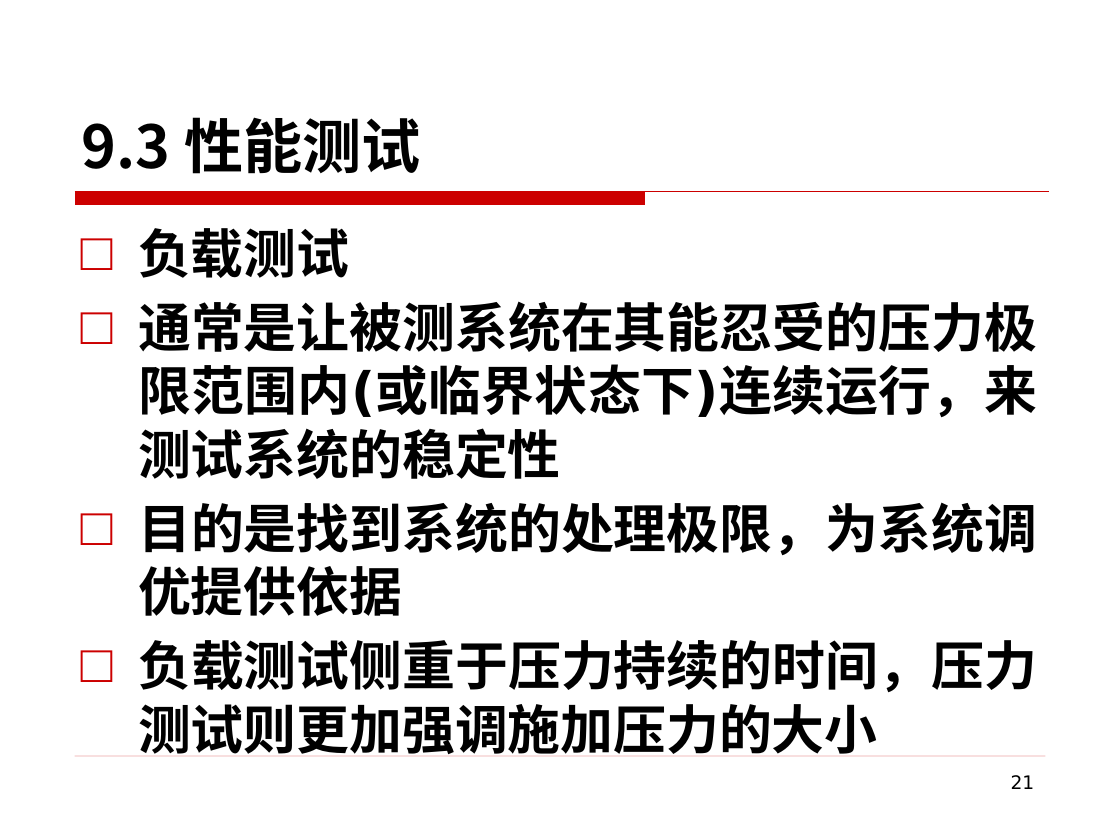
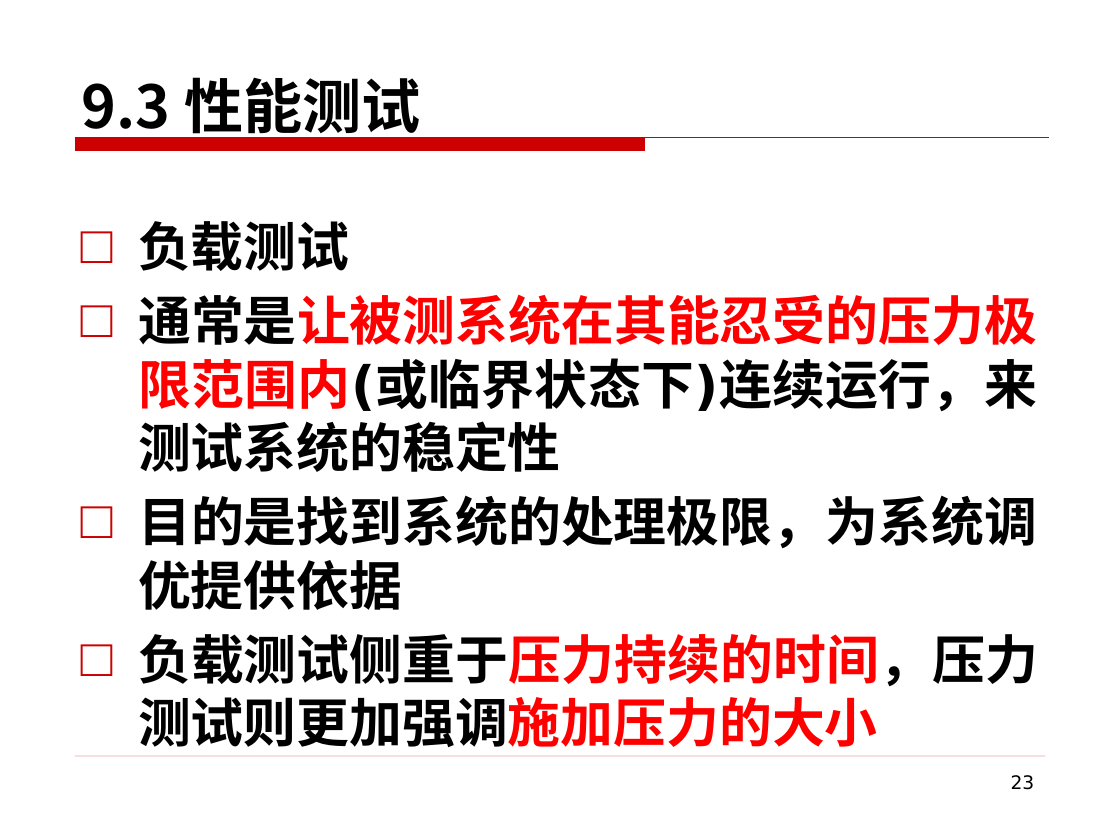
Before and after one commit to edu2act/course-foundation-software-tesing, a slide deck: slide 23 of PPT/第三部分 软件测试应用/9 系统测试.pptx (slide 21 before the commit). Drawn at 1120x840 pixels with LibreOffice and Linux fonts; fonts in the diff are those of the drawing; background and template pictures are left out. Boxes give left, top, right and bottom in pixels: in the first picture for what was removed or moved away, otherwise in the second. Text is boxed around its words. In the diff, an @@ line names an element or a change of style, - is before the commit and + after.

Commit message:
系统测试

```diff
--- a/PPT/第三部分 软件测试应用/9 系统测试.pptx
+++ b/PPT/第三部分 软件测试应用/9 系统测试.pptx
@@ title "9.3 性能测试" rewrapped from box(82, 117, 421, 174) to box(82, 77, 421, 144) @@
@@ freeform shape: place and size @@
-freeform shape at box(75, 192, 1049, 205)
+freeform shape at box(75, 138, 1049, 151)
@@ text "负载测试": place and size @@
-text "负载测试" at box(138, 228, 1038, 754)
+text "负载测试" at box(138, 221, 1038, 747)
@@ text at box(138, 294, 1038, 747): text colour #000000 to #FF0000 in "通常是让被测系统在其能忍受的压力极限范围内(或临界状态下)连续运行，来测试系统的稳定性", "负载测试侧重于压力持续的时间，压力测试则更加强调施加压力的大小" @@
@@ page number at box(1011, 775, 1035, 790): text changed @@
-21
+23
```
Also in this commit, not shown: 43 other slides changed, 3 slides added, 7 other files.
